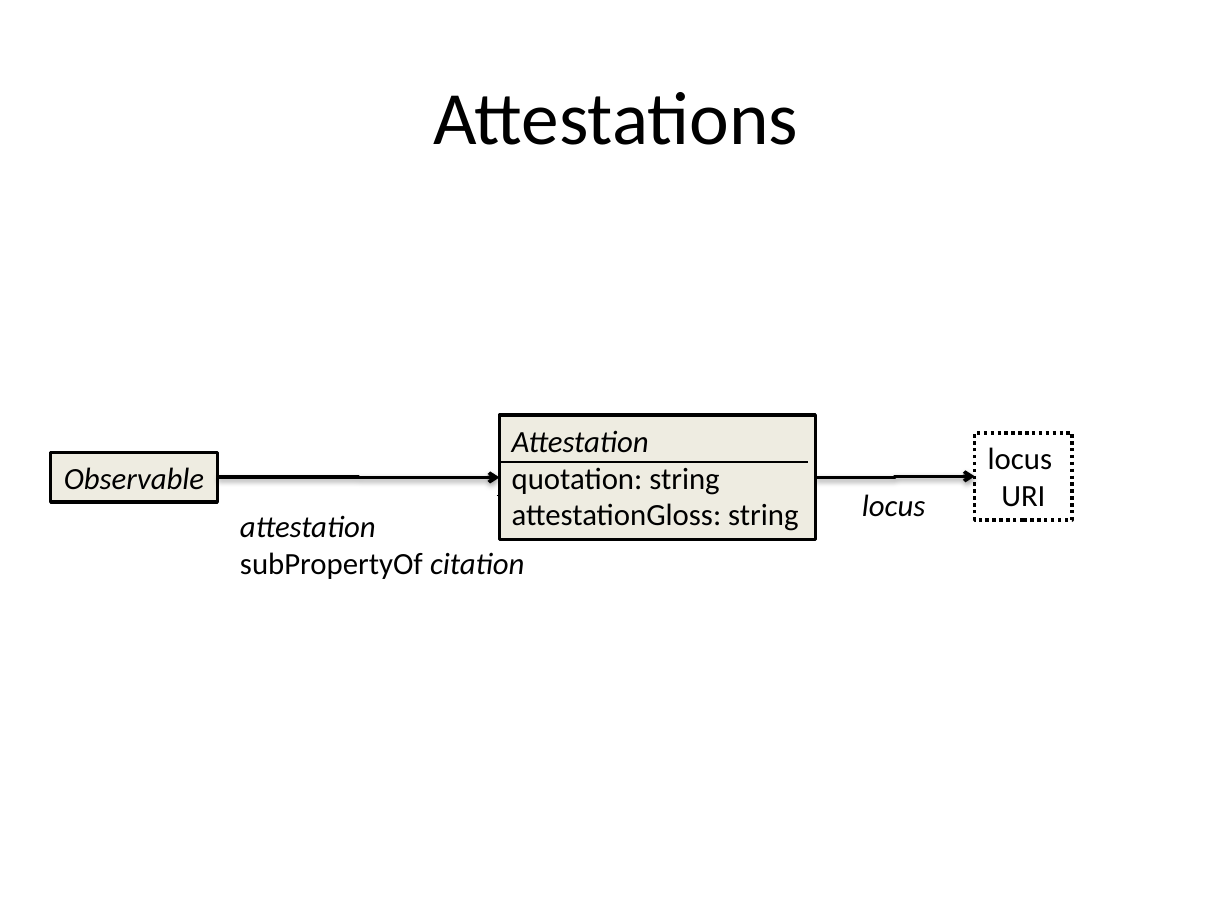
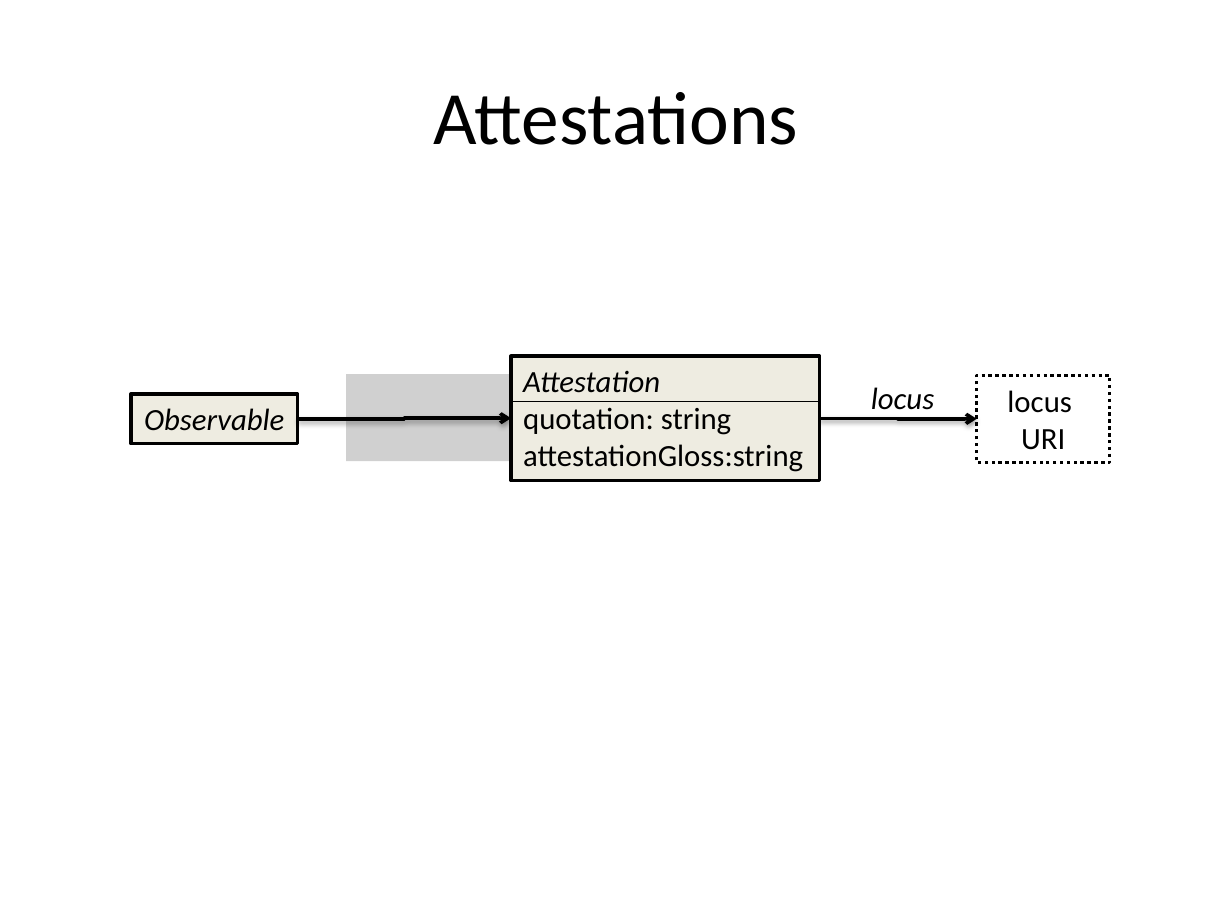
Before and after one commit to ontolex/frequency-attestation-corpus-information, a slide deck: slide 4 of img/source.pptx. Drawn at 1232x924 pixels with LibreOffice and Linux fonts; fonts in the diff are those of the drawing; grey boxes stand for pictures. Boxes give left, top, right and bottom in pixels: in the first picture for what was removed or moved away, otherwise in the second. Text is boxed around its words. In the diff, an @@ line names an element or a change of style, - is before the commit and + after.

Commit message:
diagrams (pptx) updated according to GlobaLex 2020; todo: static images

```diff
--- a/img/source.pptx
+++ b/img/source.pptx
@@ rectangle "Attestation": place and size @@
-rectangle "Attestation" at box(500, 415, 816, 540)
+rectangle "Attestation" at box(511, 356, 821, 480)
@@ picture added at box(346, 375, 516, 462) @@
@@ text "locus": place and size @@
-text "locus" at box(862, 494, 925, 517)
+text "locus" at box(871, 387, 934, 410)
@@ rectangle "locus": place and size @@
-rectangle "locus" at box(975, 432, 1072, 520)
+rectangle "locus" at box(977, 376, 1110, 463)
@@ rectangle "Observable": place and size @@
-rectangle "Observable" at box(51, 452, 217, 501)
+rectangle "Observable" at box(131, 394, 297, 444)
@@ elbow arrow moved from (217, 477) - (500, 478) to (298, 419) - (511, 419) @@
@@ line moved from (500, 462) - (808, 462) to (511, 402) - (819, 402) @@
@@ elbow arrow moved from (816, 478) - (975, 477) to (819, 419) - (977, 419) @@
@@ text in rectangle at box(523, 444, 803, 472): spaces changed @@
-attestationGloss: string
+attestationGloss:string
@@ line removed from (496, 495) to (732, 495) @@
@@ text removed at box(240, 515, 524, 579) @@
-attestation
-subPropertyOf citation
```
Also in this commit, not shown: 2 other slides changed, 2 other files.
